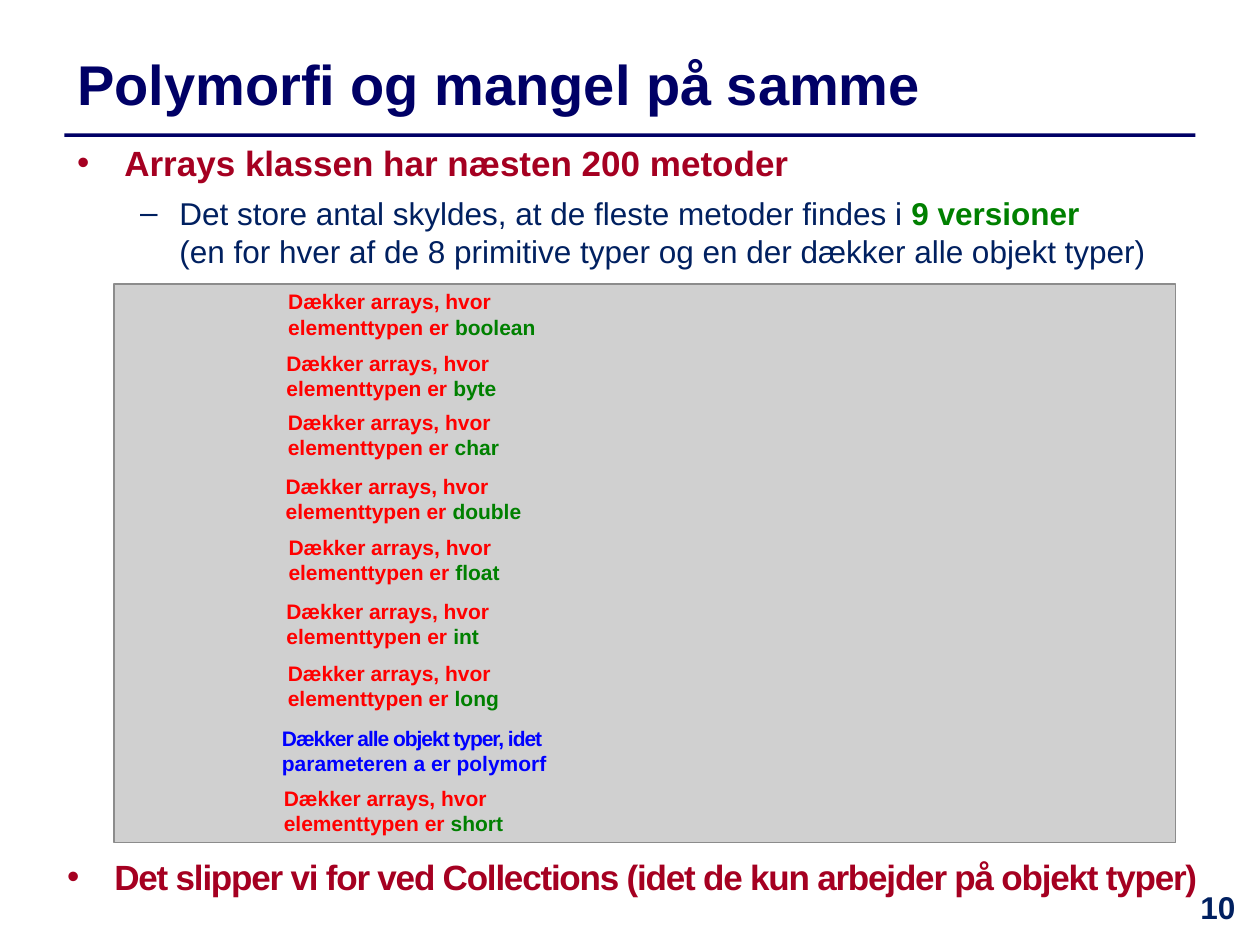
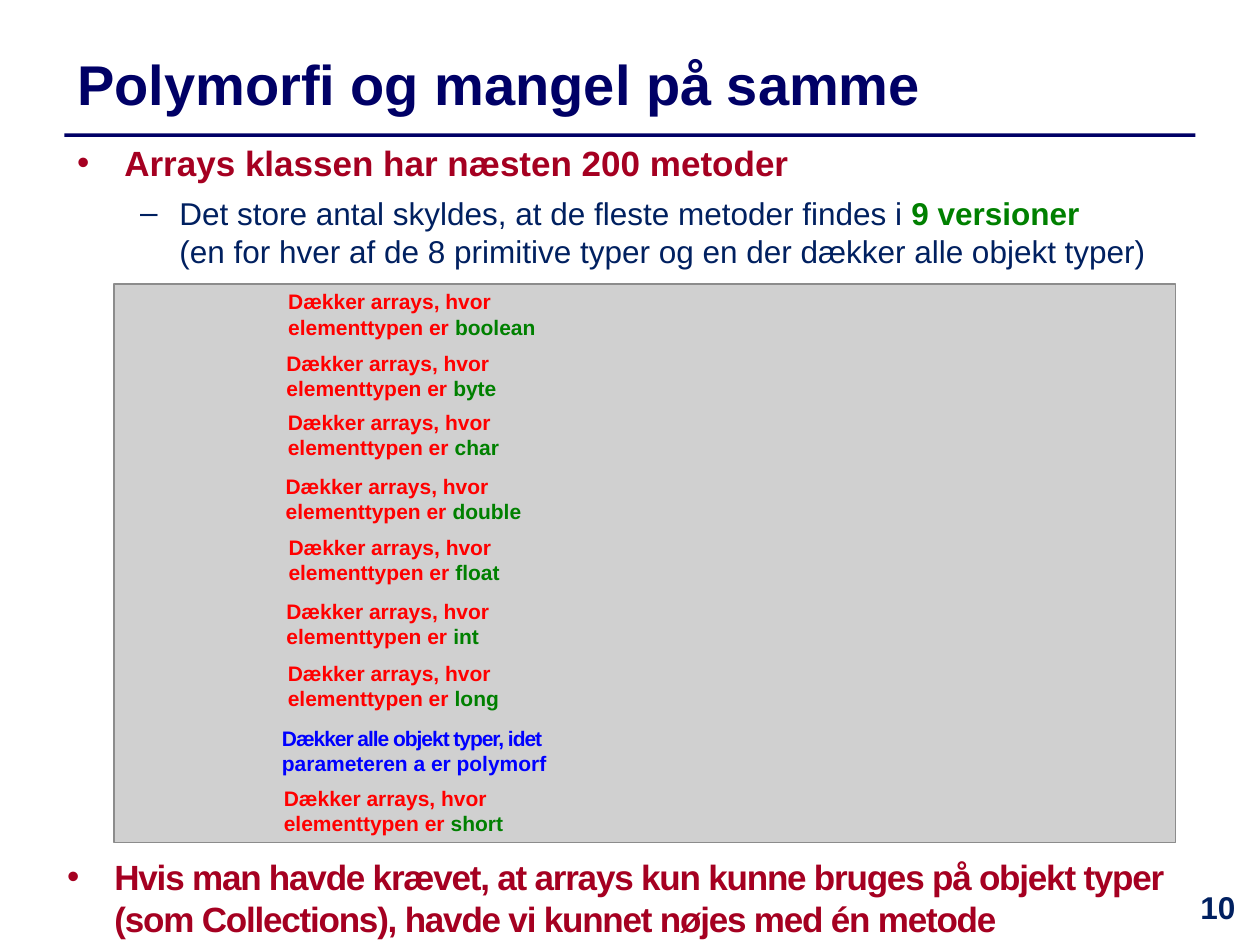
Before and after one commit to IntProgAU/Materiale, a slide deck: slide 10 of web/e21/uge_9/Slides-Uge9.pptx. Drawn at 1260x945 pixels with LibreOffice and Linux fonts; fonts in the diff are those of the drawing; grey boxes stand for pictures. Boxes give left, top, right and bottom in pixels: in the first picture for what was removed or moved away, otherwise in the second. Text is boxed around its words. In the diff, an @@ line names an element or a change of style, - is before the commit and + after.

```diff
--- a/web/e21/uge_9/Slides-Uge9.pptx
+++ b/web/e21/uge_9/Slides-Uge9.pptx
@@ text at [114, 862, 1165, 939]: text changed @@
-  • Det slipper vi for ved Collections (idet de kun arbejder på objekt typer)
+  • Hvis man havde krævet, at arrays kun kunne bruges på objekt typer (som Collections), havde vi kunnet nøjes med én metode
```
Also in this commit, not shown: 6 other slides changed, 4 other files.
